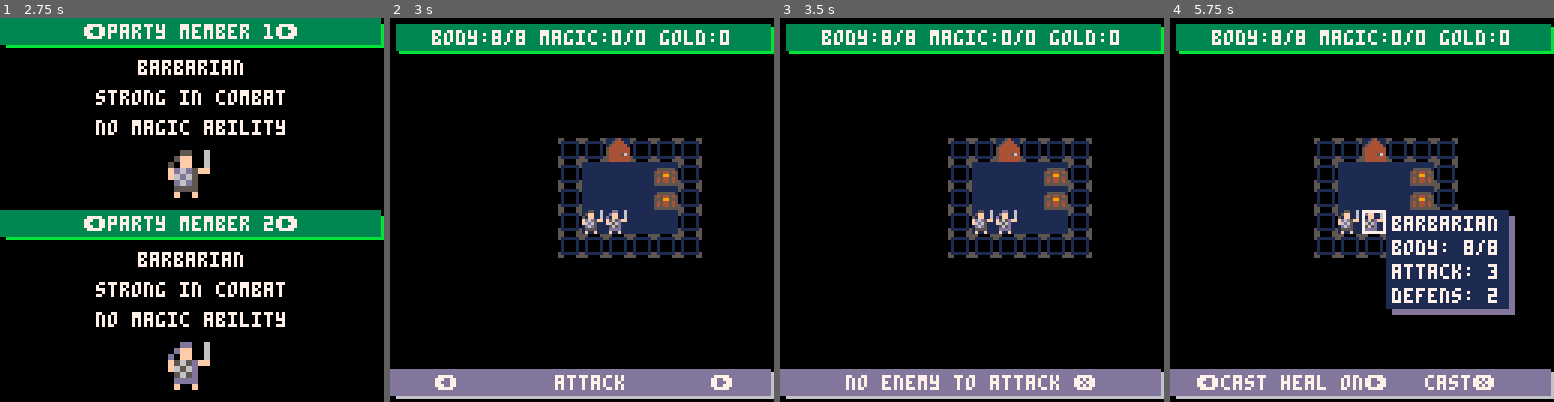
Above: before the commit, frames 1-4 (left to right).
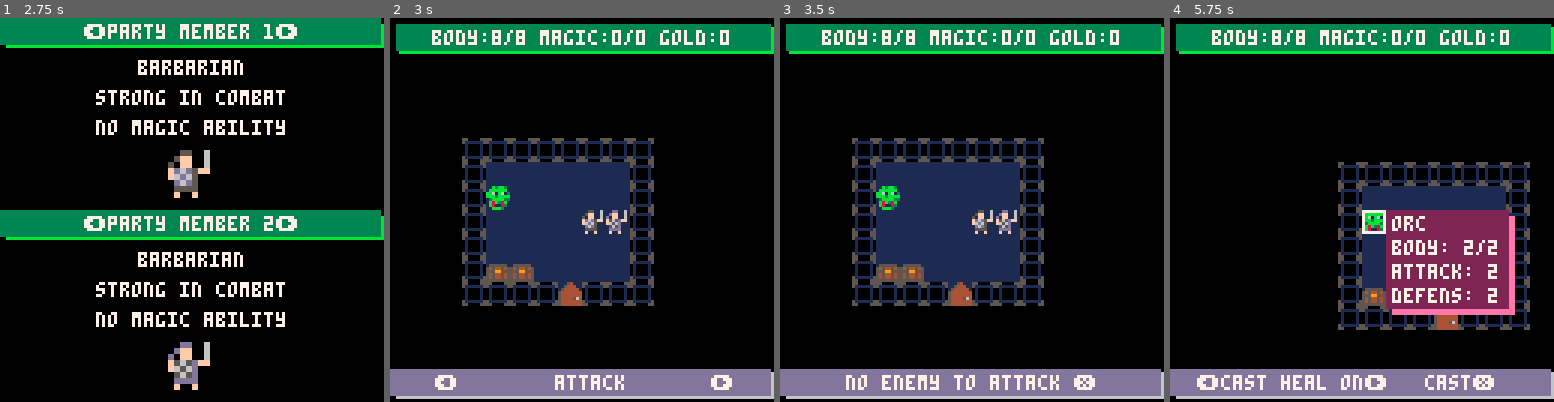
Above: after the commit, the same moments.

Repository: rad-corps/HQuest
Game: PICO-8 cartridge hq.p8
Two runs of this game, one before a commit and one after it. Both use one fixed random seed, a clock stepped at 60 frames per second and the inputs below.
Inputs:
- Up to frame 1 (2.75 s): tap O (Z key) at 0.33, 0.7, 1.43, 2.22 s; tap X (X key) at 1.07, 2.07, 2.4, 2.73 s; hold Left 1.97-2.37 s; hold Down from 2.42 s (still down)
- Up to frame 2 (3 s): release Down at 2.82 s; hold Right from 2.87 s (still down)
- Up to frame 3 (3.5 s): keep holding Right; tap X (X key) at 3.07, 3.4 s; tap O (Z key) at 3.1 s
- Up to frame 4 (5.75 s): release Right at 3.53 s; hold Up 3.58-4.08 s; tap X (X key) every 0.33 s from 3.73 to 5.73 s; tap O (Z key) at 3.98, 4.87 s; hold Right 4.13-4.53 s; hold Down 4.58-5.08 s; hold Left from 5.13 s (still down)

Frame 1 is identical in both runs. In frame 2, 16% of the frame differs, in the area x 18-82%, y 31-75%; in frame 3, 16%; in frame 4, 17%, in the area x 37-94%, y 31-82%.

Commit message:
working text while processing path

Diff:
--- a/hq.p8
+++ b/hq.p8
@@ -4,7 +4,75 @@
 
 function get_mission(num)
 	local l_mission = {}
-	if num == 2 then
+	if num == 1 then
+l_mission = {
+starting_point = {18,12},
+door_locations =
+[[17,15|
+21,7|
+22,2|
+24,6|
+27,3|
+27,9|
+32,3|
+32,9|
+24,13|
+27,15|
+29,18|
+25,18|
+29,23|
+25,23|
+20,23|
+18,19|]],
+enemies =
+[[14,11,4|
+21,11,4|
+19,4,4|
+20,3,4|
+29,5,4|
+31,5,4|
+23,9,4|
+25,10,4|
+30,10,4|
+23,16,4|
+25,16,4|
+33,16,4|
+29,20,4|
+30,21,4|
+27,24,4|
+16,21,4|
+17,21,4|]],
+rocks =
+[[18,8|
+22,12|
+16,16|
+16,17|
+17,17|
+15,24|
+33,1|
+33,13|]]
+,
+chest_data =
+[[14, 14, 2, -1|
+15, 14, 3, -1|
+23, 10, 1, 100|
+30, 2, 1, 150|
+31, 2, 1, 150|
+33, 14, 1, 200|
+23, 14, 1, 150|
+30, 17, 1, 150|
+24, 22, 1, 150|
+16, 18, 1, 150|
+17, 18, 1, 150|
+19, 18, 1, 150|
+22, 18, 1, 150|
+22, 18, 1, 150|
+22, 22, 1, 150|
+19, 22, 1, 150|]]
+,
+end_tile = {20,19}
+}
+elseif num == 2 then
 l_mission = {
 starting_point = {2,4},
 door_locations =
@@ -18,57 +86,6 @@
 7,13|
 9,13|
 13,12|]],
---x,y,type
-enemies =
-[[7,4,4|
-7,7,4|
-7,9,4|
-2,7,4|
-2,12,4|
-6,14,4|
-7,15,4|
-10,14,4|]],
-rocks =
-[[1,0|
-15,0|
-1,12|
-15,8|
-15,16|]]
-,
---x,y,type,amount/strength
-chest_data =
-[[5, 2, 2, -1|
-5, 3, 2, -1|
-14, 6, 1, 50|
-2, 10, 1, 100|
-2, 17, 1, 100|
-3, 17, 3, -1|
-4, 17, 1, 100|
-6, 16, 2, -1|
-7, 16, 1, 150|
-10, 16, 3, -1|
-14, 10, 1, 50|
-15, 10, 1, 50|
-14, 14, 1, 50|
-15, 14, 1, 50|]]
-,
-end_tile = {17,12}
-}
-elseif num == 1 then
-l_mission = {
-starting_point = {2,4},
-door_locations =
-[[3,1|
-8,1|
-11,3|
-11,6|
-9,11|
-4,11|
-3,13|
-7,13|
-9,13|
-13,12|]],
---x,y,type
 enemies =
 [[7,4,1|
 7,7,1|
@@ -91,11 +108,11 @@
 14, 6, 1, 50|
 2, 10, 1, 100|
 2, 17, 1, 100|
-3, 17, 3, -1|
+3, 17, 1, 75|
 4, 17, 1, 100|
-6, 16, 2, -1|
+6, 16, 1, 75|
 7, 16, 1, 150|
-10, 16, 3, -1|
+10, 16, 1, 150|
 14, 10, 1, 50|
 15, 10, 1, 50|
 14, 14, 1, 50|
@@ -342,6 +359,8 @@
 		gui.draw()
 
 		draw_active_actor_stats()
+
+		gui.msg_p("")
 	end
 }
 
@@ -563,7 +582,7 @@
 
 gui={
 	messages = {},
-
+	p_msg = "",
 	msg = function (msg, callback)
 		local gui_msg = {msg, callback}
 
@@ -574,6 +593,10 @@
 		end
 
 		add(gui.messages, gui_msg)
+	end,
+
+	msg_p = function(msg)
+		gui.p_msg = msg
 	end,
 
 	active_messages = function()
@@ -598,7 +621,9 @@
 
 local p = actors[actor_index]
 local y_pos = 119
-if #gui.messages > 0 then
+if #gui.p_msg > 0 then
+	print(gui.p_msg, 64 - #gui.p_msg*2 - 2, y_pos, 7)
+elseif #gui.messages > 0 then
 	local msg = gui.messages[1][1] .. " \x97"
 	print(msg, 64 - #msg*2 - 2, y_pos, 7)
 
@@ -749,7 +774,7 @@
 
 function init_rooms_array()
 
-	for i=1,34 do
+	for i=1,35 do
 		add(rooms, room:new())
 	end
 
@@ -791,7 +816,7 @@
 	{11,7,3,11,true}
 	}
 
-	for i=1, 34 do
+	for i=1, 35 do
 		local rm = r[i]
 		rooms[i]:init(rm[1], rm[2], rm[3], rm[4], rm[5], rm[6])
 	end
@@ -1092,7 +1117,7 @@
 function player:check_simple_collision()
 	local collided = false
 
-	if ( mget(self.x, self.y) == wallid or mget(self.x, self.y) == 50 or cat(self.x, self.y) != nil)	then
+	if ( mget(self.x, self.y) == wallid or mget(self.x, self.y) == 50 or cat(self.x, self.y) != nil) then
 		collided = true
 	end
 
@@ -1377,6 +1402,7 @@
 end
 
 function increment_actor()
+gui.msg_p("working...")
 actor_index += 1
 
 if actor_index > #actors then
@@ -1435,6 +1461,8 @@
 
 		self.path = self.paths[self.player_index]
 
+		if (#self.path > 20) self.path=nil
+
 		self.pathindex = 1
 	end
 
@@ -1445,6 +1473,8 @@
 		if self.ml == 0 or self.path == nil then
 			self:finishmove()
 		else
+			local p = actors[self.player_index]
+			set_camera(p.x*8-64, p.y*8-64)
 
 			self.ml -= 1
 
@@ -1567,6 +1597,7 @@
 			defence_hits += 1
 		end
 	end
+	gui.msg(d.name .. " rolls " .. defence_hits .. " defens")
 
 	if attack_hits > defence_hits then
 		local damage = attack_hits - defence_hits
@@ -1854,7 +1885,7 @@
 function addneighbourtileif(neighbours, x, y)
 local obstructed = true
 if x >= 0 and x < map_w and y >= 0 and y < map_h then
-if mget(x, y) > wallid 	then
+if mget(x, y) > wallid and mget(x, y) != 50	then
 obstructed = false
 for i=3, #actors do
 if i != actor_index then
